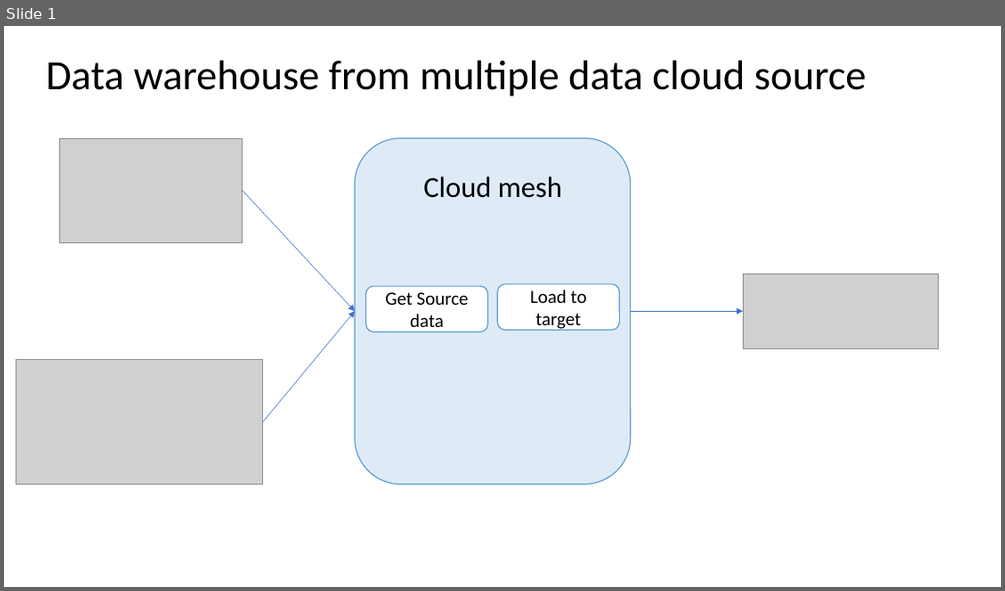
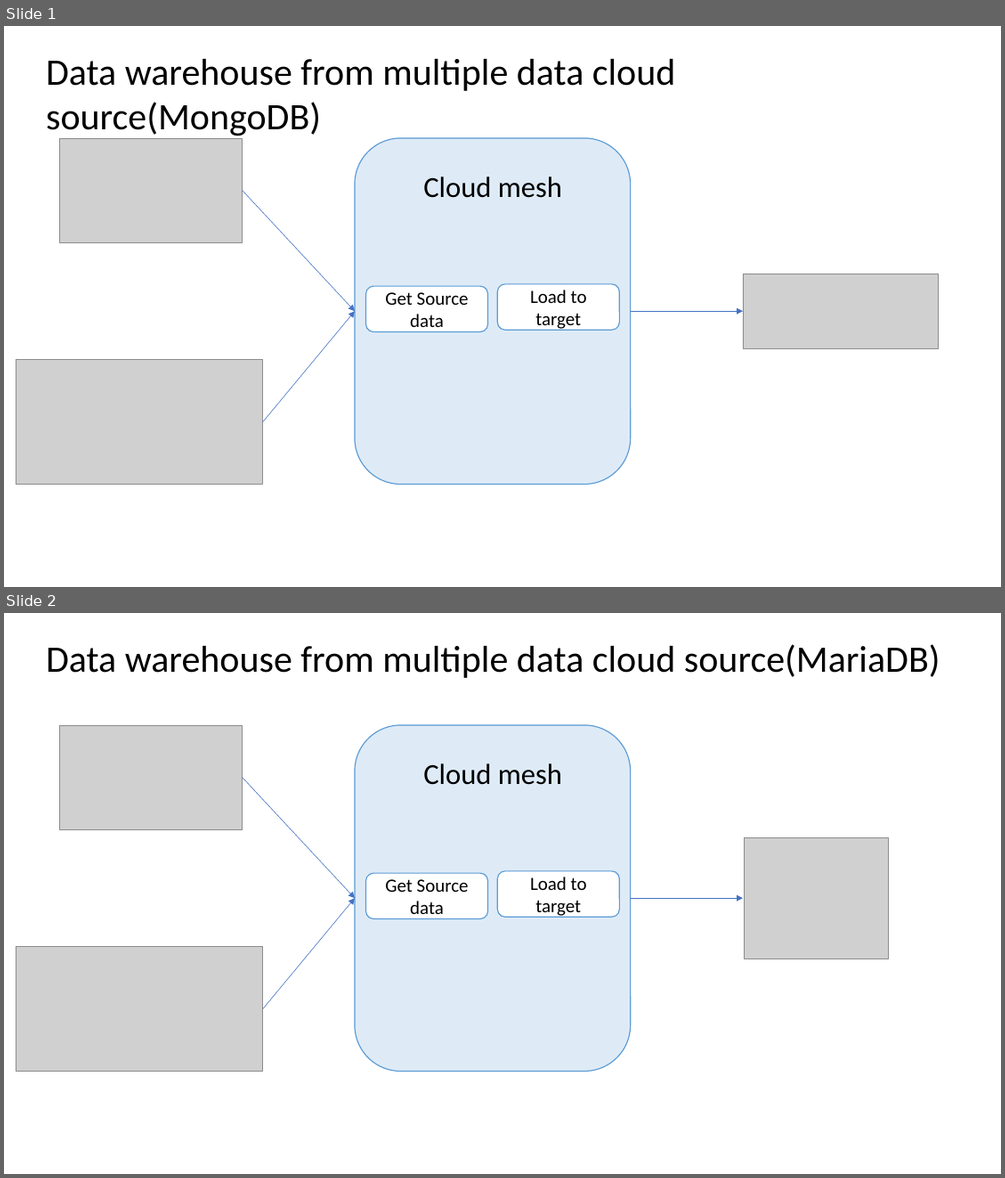
Before and after one commit to cloudmesh-community/fa19-516-168, a slide deck: project/DW_MultipleCloud.pptx. Shown one above the other, each under a label of ours: slide 1 before the commit, slides 1 and 2 after it. The pictures are 1005x591 and 1005x1178 pixels, drawn with LibreOffice and Linux fonts; fonts in the diff are those of the drawing; grey boxes stand for pictures. Boxes give left, top, right and bottom in pixels: in the first picture for what was removed or moved away, otherwise in the second. Text is boxed around its words. In the diff, an @@ line names an element or a change of style, - is before the commit and + after.

```diff
--- a/project/DW_MultipleCloud.pptx
+++ b/project/DW_MultipleCloud.pptx
@@ slide 2 added at <box>4,613,1001,1174</box>, background #FFFFFF @@
@@ text added at <box>46,644,940,678</box>, 36 pt, text #000000 @@
+Data warehouse from multiple data cloud source(MariaDB)
@@ picture added at <box>59,725,242,830</box> @@
@@ arrow added from (243, 778) to (355, 898), #4472C4 0.5 pt @@
@@ picture added at <box>744,838,889,959</box> @@
@@ group added at <box>355,725,631,1071</box>: 3 rounded rectangles, 1 text @@
+Cloud mesh
+Get Source data
+Load to target
@@ arrow added from (263, 1008) to (355, 898), #4472C4 0.5 pt @@
@@ arrow added from (631, 898) to (743, 898), #4472C4 0.5 pt @@
@@ picture added at <box>16,947,263,1071</box> @@
@@ slide 1 changed as well @@
@@ text at <box>46,59,676,139</box>: text changed; size 40 to 36 pt @@
-Data warehouse from multiple data cloud source
+Data warehouse from multiple data cloud source(MongoDB)
```
